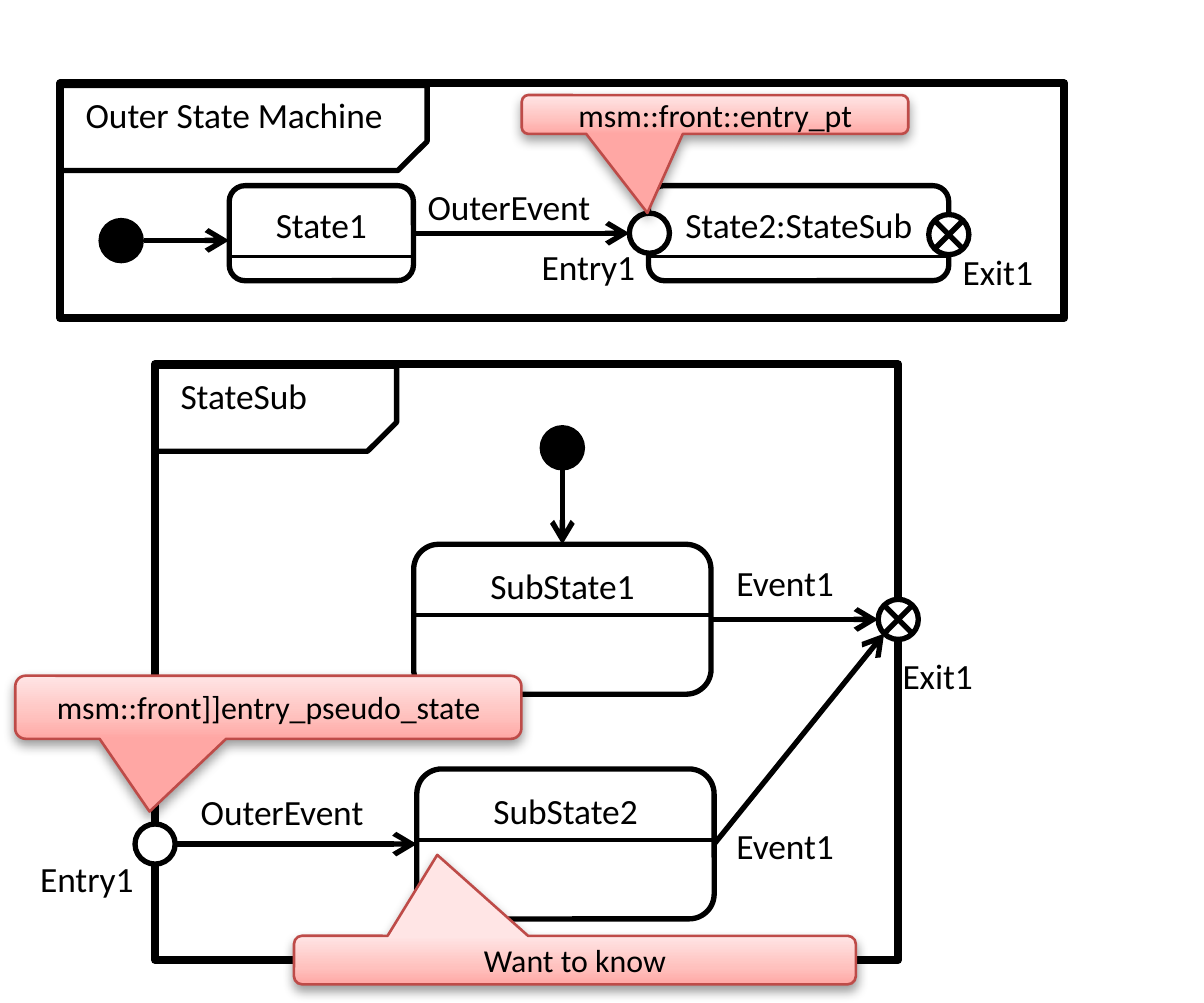
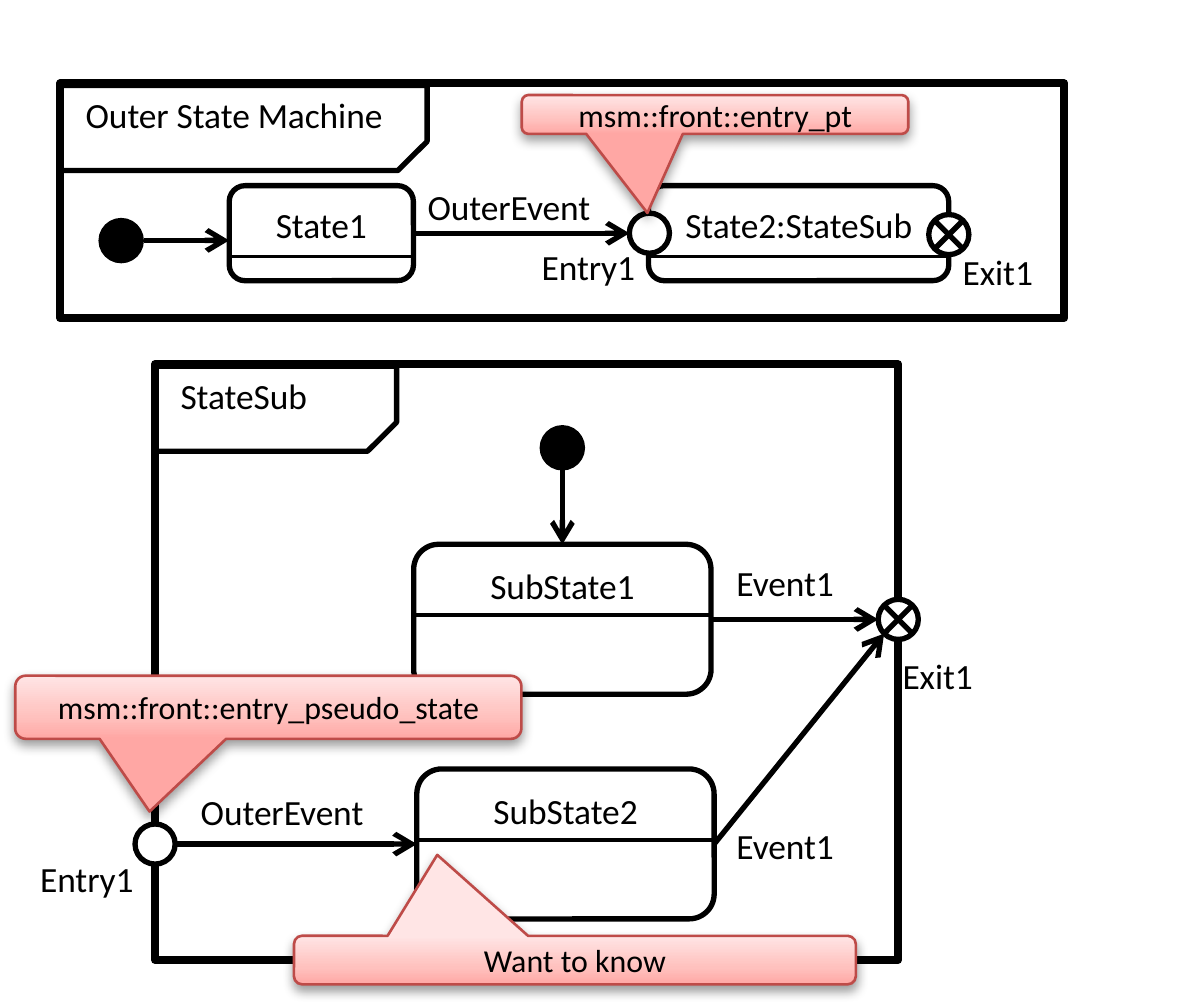
Before and after one commit to redboltz/cpp_sample, a slide deck: slide 16 of boost_training/msm/fig.pptx. Drawn at 1204x1003 pixels with LibreOffice and Linux fonts; fonts in the diff are those of the drawing. Boxes give left, top, right and bottom in pixels: in the first picture for what was removed or moved away, otherwise in the second. Text is boxed around its words. In the diff, an @@ line names an element or a change of style, - is before the commit and + after.

```diff
--- a/boost_training/msm/fig.pptx
+++ b/boost_training/msm/fig.pptx
@@ text in rounded speech box at [58, 697, 479, 724]: text changed @@
-msm::front]]entry_pseudo_state
+msm::front::entry_pseudo_state
```
Also in this commit, not shown: 4 other files.
